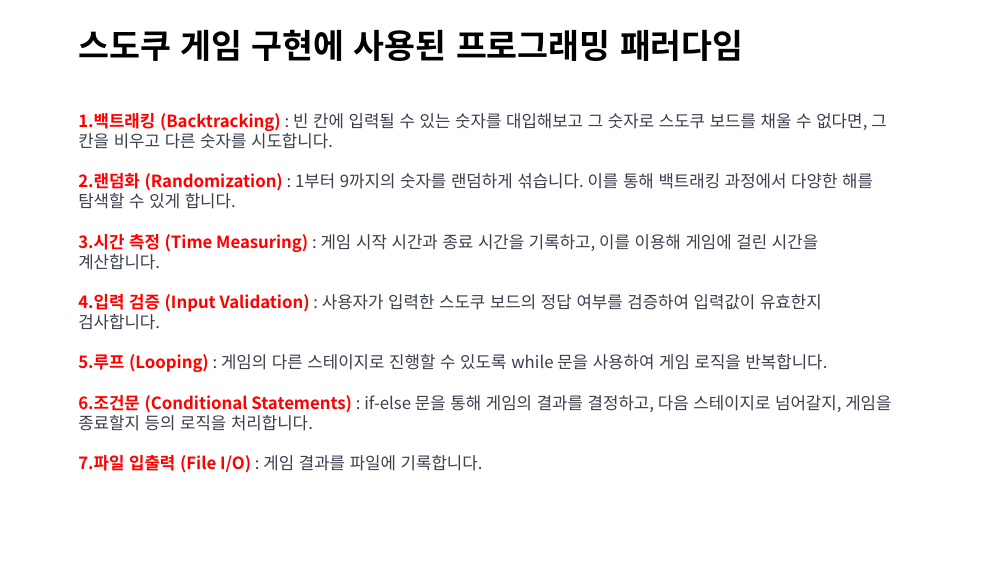
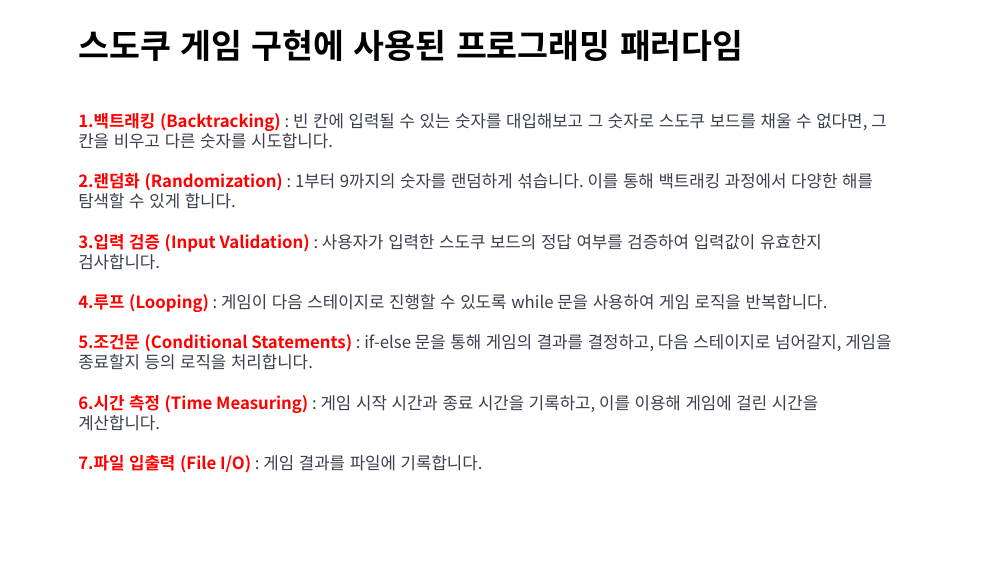
Before and after one commit to aldzl923/C-, a slide deck: slide 7 of Sudoku/C++_프로젝트_스도쿠게임.pptx. Drawn at 1008x567 pixels with LibreOffice and Linux fonts; fonts in the diff are those of the drawing; background and template pictures are left out. Boxes give left, top, right and bottom in pixels: in the first picture for what was removed or moved away, otherwise in the second. Text is boxed around its words. In the diff, an @@ line names an element or a change of style, - is before the commit and + after.

Commit message:
게임개발 프로젝트_스도쿠게임

```diff
--- a/Sudoku/C++_프로젝트_스도쿠게임.pptx
+++ b/Sudoku/C++_프로젝트_스도쿠게임.pptx
@@ text at bbox=[78, 234, 891, 370]: paragraphs added @@
+3.입력 검증 (Input Validation) : 사용자가 입력한 스도쿠 보드의 정답 여부를 검증하여 입력값이 유효한지 검사합니다.
+4.루프 (Looping) : 게임이 다음 스테이지로 진행할 수 있도록 while 문을 사용하여 게임 로직을 반복합니다.
+5.조건문 (Conditional Statements) : if-else 문을 통해 게임의 결과를 결정하고, 다음 스테이지로 넘어갈지, 게임을 종료할지 등의 로직을 처리합니다.
@@ text at bbox=[78, 455, 483, 473]: text changed; text colour #3B3F4E to #FF0000; bold on @@
-4. 입력 검증 (Input Validation) : 사용자가 입력한 스도쿠 보드의 정답 여부를 검증하여 입력값이 유효한지 검사합니다.
-5. 루프 (Looping) : 게임의 다른 스테이지로 진행할 수 있도록 while 문을 사용하여 게임 로직을 반복합니다.
-6. 조건문 (Conditional Statements) : if-else 문을 통해 게임의 결과를 결정하고, 다음 스테이지로 넘어갈지, 게임을 종료할지 등의 로직을 처리합니다.
-7. 파일 입출력 (File I/O) : 게임 결과를 파일에 기록합니다.
+7.파일 입출력 (File I/O) : 게임 결과를 파일에 기록합니다.
```
Also in this commit, not shown: 6 other slides changed, 2 slides added, 2 slides removed, 2 other files.
